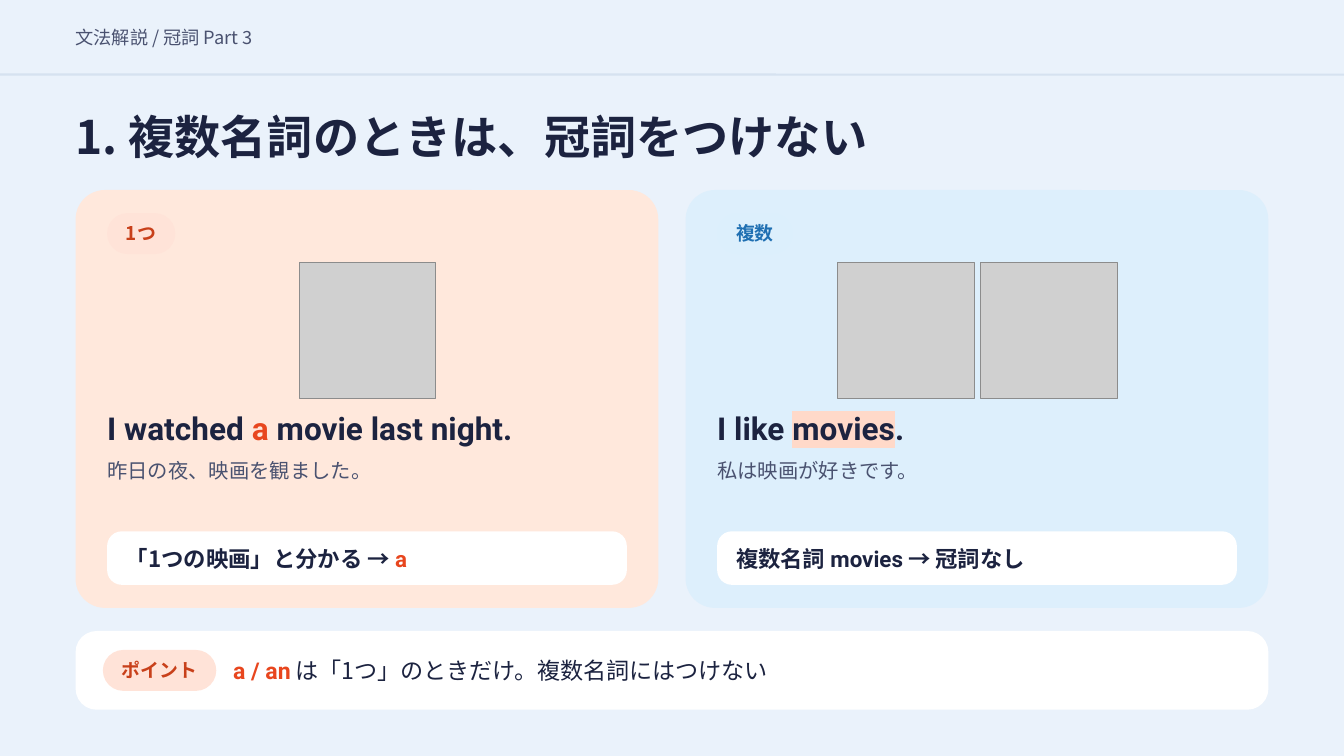
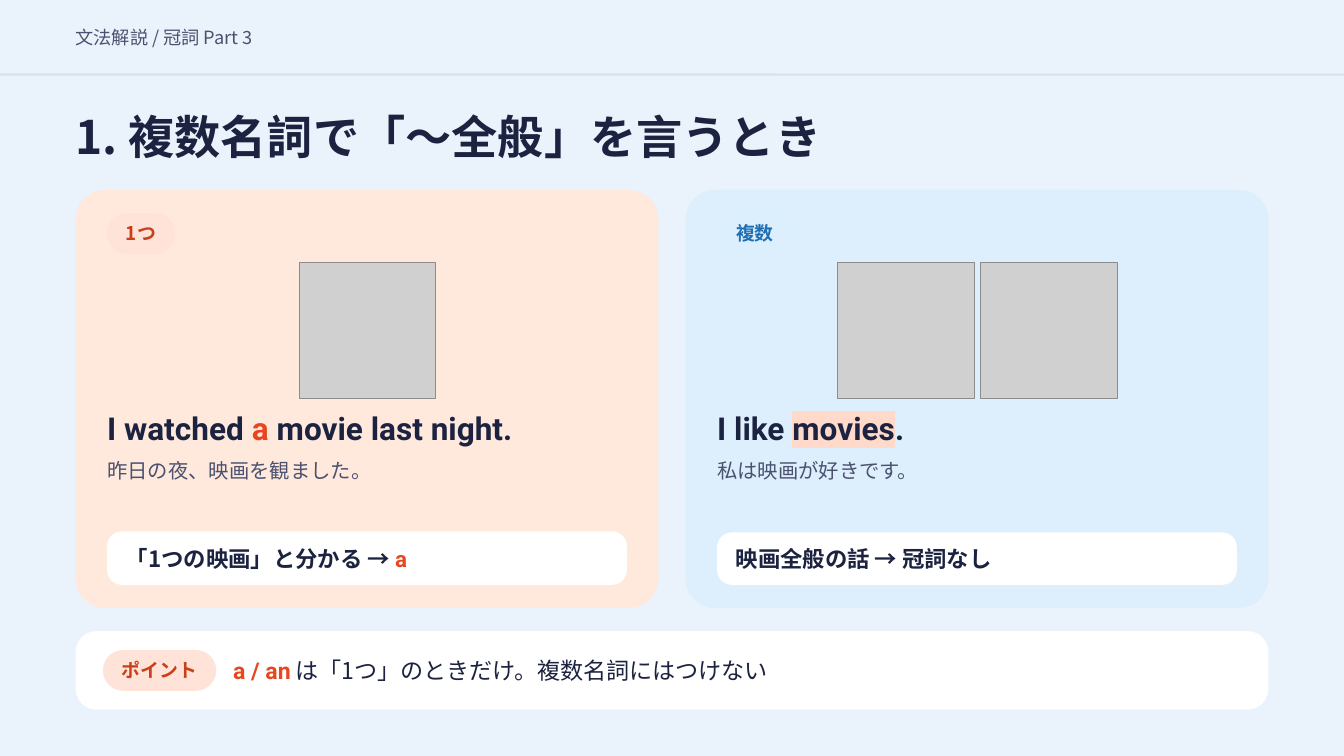
Before and after one commit to hinakajisaki-dev/hina-english, a slide deck: slide 4 of matome/articles-3/articles-3-slides.pptx. Drawn at 1344x756 pixels with LibreOffice and Linux fonts; fonts in the diff are those of the drawing; grey boxes stand for pictures. Boxes give left, top, right and bottom in pixels: in the first picture for what was removed or moved away, otherwise in the second. Text is boxed around its words. In the diff, an @@ line names an element or a change of style, - is before the commit and + after.

```diff
--- a/matome/articles-3/articles-3-slides.pptx
+++ b/matome/articles-3/articles-3-slides.pptx
@@ text at box(76, 114, 821, 159): text changed @@
-1. 複数名詞のときは、冠詞をつけない
+1. 複数名詞で「〜全般」を言うとき
@@ rounded rectangle at box(717, 532, 1237, 585): proportions changed @@
@@ text at box(736, 548, 991, 569): text changed @@
-複数名詞 movies → 冠詞なし
+映画全般の話 → 冠詞なし
```
Also in this commit, not shown: 5 other slides changed, 5 slides added, 24 other files.
